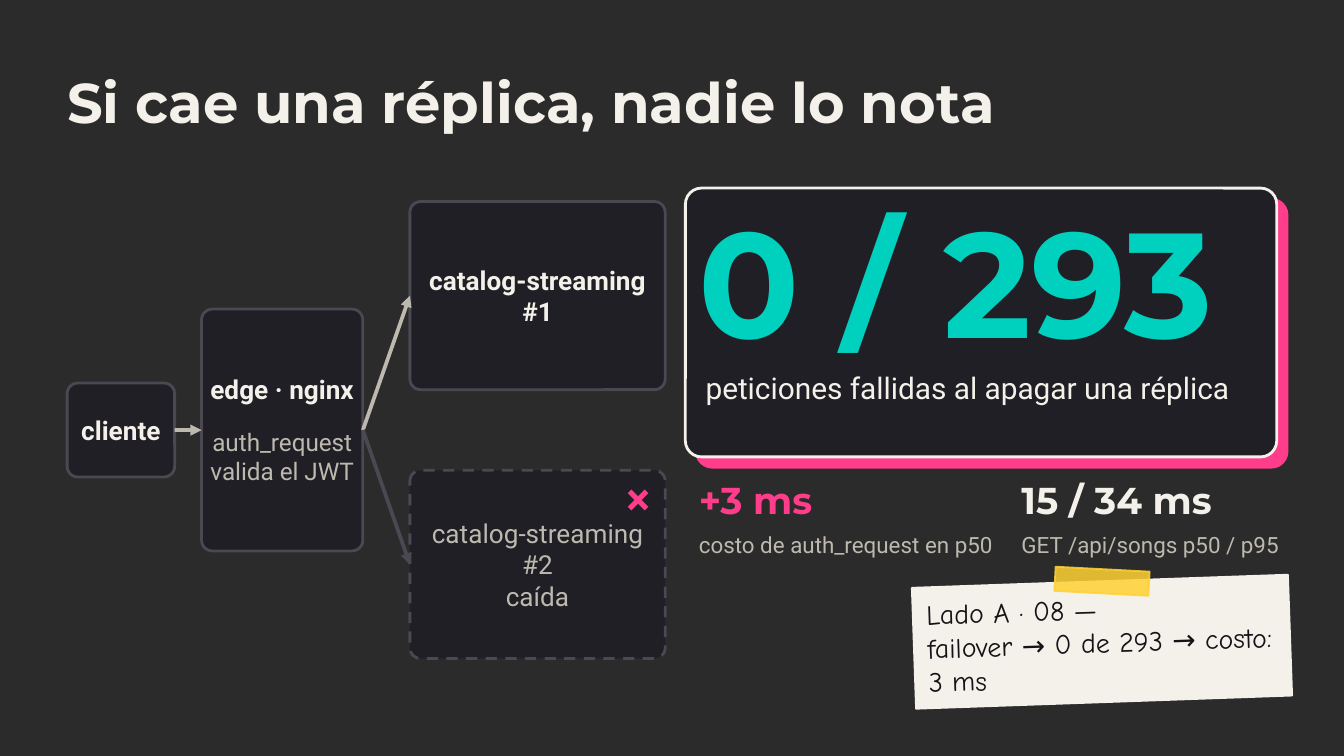
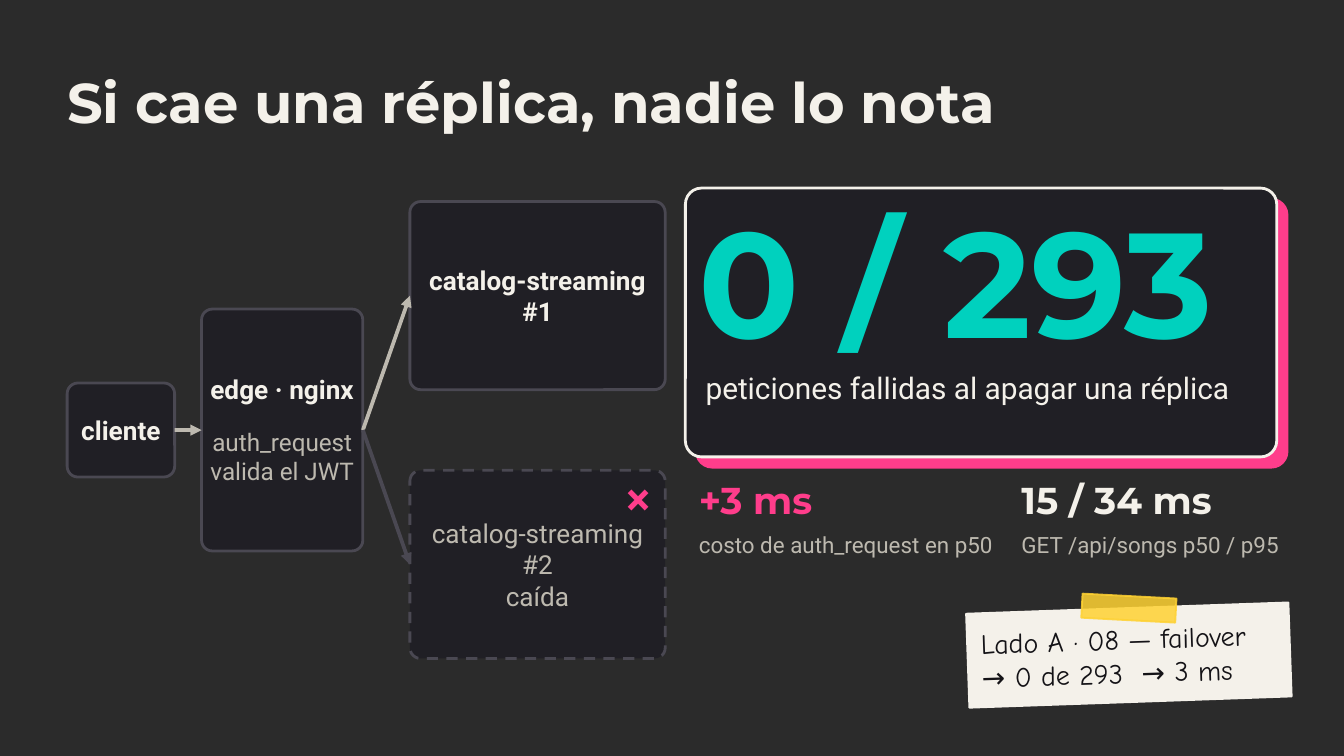
Before and after one commit to ChristianFRZ/FLDSMDFR, a slide deck: slide 8 of docs/presentacion/meloxo.pptx. Drawn at 1344x756 pixels with LibreOffice and Linux fonts; fonts in the diff are those of the drawing; background and template pictures are left out; a plain dark background stands for a picture behind light text. Boxes give left, top, right and bottom in pixels: in the first picture for what was removed or moved away, otherwise in the second. Text is boxed around its words. In the diff, an @@ line names an element or a change of style, - is before the commit and + after.

```diff
--- a/docs/presentacion/meloxo.pptx
+++ b/docs/presentacion/meloxo.pptx
@@ rectangle: place and size @@
-rectangle at [1054,567,1150,596]
+rectangle at [1081,593,1177,622]
@@ rectangle: place and size @@
-rectangle at [912,575,1292,709]
+rectangle at [966,603,1292,709]
@@ text at [981,622,1246,687]: text changed @@
-Lado A · 08 —
-failover → 0 de 293 → costo: 3 ms
+Lado A · 08 — failover
+→ 0 de 293 → 3 ms
```
Also in this commit, not shown: 6 other slides changed, 5 other files.
